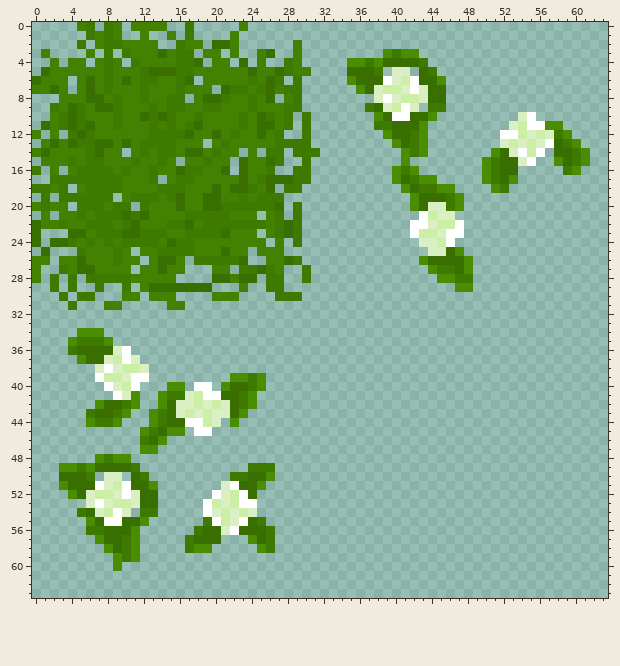
A pixel-art sprite gets an edit: assets/grass_beauty_tileset.png. The picture above was drawn from the file before the commit.
The file is 64x64 pixels.
Now the later version:
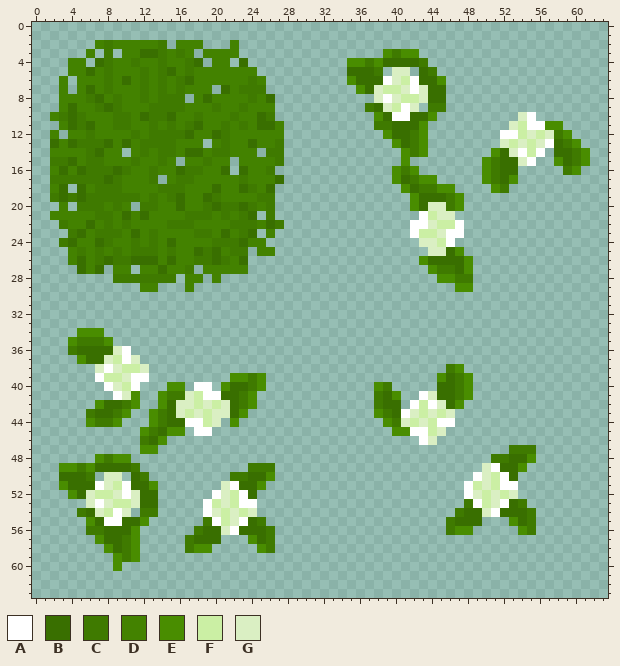
Palette (. is transparent): A #ffffff  B #396f00  C #3f7a00  D #438200  E #498d00  F #cbefa4  G #daefc3
Difference:
y 0: x 5..6 DC -> ..; x 8..9 CD -> ..; x 11..14 DDDD -> ....; x 17 C -> .; x 23 D -> .
y 1: x 6..9 CDCD -> ....; x 12 D -> .; x 15 D -> .; x 17 C -> .; x 22 D -> .
y 2: x 5 C -> .; x 9 C -> D; x 14 . -> C; x 16 C -> D; x 20..21 BB -> ..; x 29 D -> .
y 3: x 1 D -> .; x 10 C -> D; x 12..14 DDB -> BBC; x 17 C -> D; x 21 . -> D; x 25..26 DB -> ..; x 29 D -> .
y 4: x 2 D -> .; x 7 D -> B; x 10 . -> D; x 14 D -> C; x 16 C -> D; x 25 D -> .; x 28..29 CD -> ..
y 5: x 1..3 BDD -> ...; x 6 D -> B; x 13..14 BB -> DC; x 16 C -> D; x 24..30 BDDBCDD -> D......
y 6: x 0..2 BDD -> ...; x 6 B -> D; x 13..14 CD -> DC; x 18 . -> D; x 26..27 BC -> ..; x 29 C -> .
y 7: x 0..2 DDB -> ...; x 14 D -> C; x 22 C -> D; x 24 D -> C; x 26..29 BDCC -> ....
y 8: x 6 B -> C; x 14 D -> C; x 20..21 BC -> DD; x 28..29 DC -> ..
y 9: x 2 C -> .; x 5 C -> D; x 7 B -> C; x 14 D -> C; x 19 C -> D; x 23..24 DC -> CD; x 27..29 DCC -> ...
y 10: x 10 D -> C; x 14..15 BC -> CB; x 22..23 DC -> CD; x 27..28 DC -> ..; x 30 C -> .
y 11: x 1..3 BDC -> ..D; x 10 D -> C; x 21 D -> C; x 28 C -> .; x 30 C -> .
y 12: x 0 D -> .; x 4..5 CB -> DD; x 11 D -> C; x 21..22 DC -> CD; x 25 B -> D; x 27 C -> D; x 30 C -> .
y 13: x 1 D -> .; x 7 B -> C; x 24 D -> B; x 28..30 CCC -> ...
y 14: x 0..1 DB -> ..; x 21 D -> C; x 23 . -> D; x 29..31 CCC -> ...
y 15: x 1..4 DDDC -> .CCB; x 23 B -> D; x 26 B -> D; x 30 C -> .
y 16: x 0 C -> .; x 3 . -> B; x 5 C -> B; x 9 D -> B; x 29..30 CC -> ..
y 17: x 8 C -> B; x 23 B -> C; x 25..26 CB -> DD; x 28..30 BCC -> ...
y 18: x 0..1 CC -> ..; x 3 C -> B; x 5..6 DC -> BD; x 22 B -> D; x 28..29 CC -> ..
y 19: x 1..3 C.C -> .CB; x 5 C -> B; x 9..10 .D -> CC; x 12 C -> D; x 20 B -> C; x 23 C -> D; x 27 C -> .
y 20: x 0..2 DCD -> ...; x 10 C -> D; x 13 D -> C; x 19 B -> C; x 23 C -> B; x 25 C -> D; x 27 B -> .; x 29 C -> .
y 21: x 1..2 D. -> .D; x 5 C -> D; x 9 C -> D; x 11 C -> D; x 20 C -> D; x 23..24 DD -> CB; x 26..27 DC -> C.; x 29 C -> .
y 22: x 0..2 BDD -> ...; x 6..7 CC -> BD; x 11 B -> D; x 17 B -> C; x 19..21 CCC -> DDD; x 25..26 CD -> DB; x 28..29 BC -> ..
y 23: x 0 B -> .; x 4 B -> C; x 10 B -> D; x 12 C -> D; x 14 C -> D; x 17 C -> D; x 20 C -> D; x 23..24 DD -> CB; x 27..29 CBC -> ...
y 24: x 0 B -> .; x 2..4 BBC -> .CB; x 6..7 CD -> DB; x 10 C -> D; x 12 C -> D; x 16..17 CC -> DD; x 20..23 DDDD -> CCCB; x 27 D -> .; x 29 C -> .
y 25: x 1 B -> .; x 4 . -> D; x 7 D -> C; x 11..14 .DDC -> CCCD; x 16..23 CCDDDBDD -> DDBCBDCC; x 27 D -> .
y 26: x 0..1 DD -> ..; x 3 D -> .; x 7..8 DD -> CB; x 10..14 DD.DB -> CBBBD; x 17 . -> D; x 20 C -> B; x 22 C -> D; x 26..29 DDBC -> ....
y 27: x 0 D -> .; x 3..4 CD -> ..; x 6..8 BDD -> DB.; x 17 . -> C; x 19 . -> D; x 22..27 .CCBCD -> DD....; x 30 C -> .
y 28: x 0 D -> .; x 2 C -> .; x 4 C -> .; x 6..8 CCC -> ...; x 11..15 DDDDD -> CCCCC; x 17..18 .. -> DD; x 20..24 BBDBB -> D....; x 26..27 CC -> ..; x 30 C -> .
y 29: x 2 C -> .; x 4 C -> .; x 7 C -> .; x 10 C -> .; x 13..19 BBBBBBB -> D...D..; x 23 D -> .; x 26..27 CC -> ..
y 30: x 3 C -> .; x 5..6 CC -> ..; x 10..11 DD -> ..; x 13..15 DDD -> ...; x 20..22 DDD -> ...; x 27..29 CCC -> ...
y 31: x 4 C -> .; x 8..9 DD -> ..; x 15..16 DD -> ..
y 38: x 46..47 .. -> CE
y 39: x 45..48 .... -> EBCE
y 40: x 38..39 .. -> EC; x 45..48 .... -> BBCE
y 41: x 38..40 ... -> CBE; x 43..48 ...... -> AGBBCE
y 42: x 38..40 ... -> CBB; x 42..47 ...... -> AFAGBE
y 43: x 38..46 ......... -> ECBAGFGFG
y 44: x 39..46 ........ -> ECGFGFAA
y 45: x 40..45 ...... -> EEAAFG
y 46: x 43..44 .. -> AG
y 47: x 53..55 ... -> CCC
y 48: x 51..55 ..... -> CCBBE
y 49: x 50..54 ..... -> GABBE
y 50: x 49..53 ..... -> AGFAB
y 51: x 48..53 ...... -> AFGFAA
y 52: x 48..53 ...... -> AGFGFG
y 53: x 48..54 ....... -> CAFGABC
y 54: x 47..55 ......... -> CBBGABBBC
y 55: x 46..49 .... -> CBBB; x 53..55 ... -> EBC
y 56: x 46..48 ... -> CEE; x 54..55 .. -> EC
Boxes around the changes in both pictures, in picture pixels (x1, y1, x2, y2):
changed: (32, 22, 320, 310)
added: (374, 364, 536, 535)
